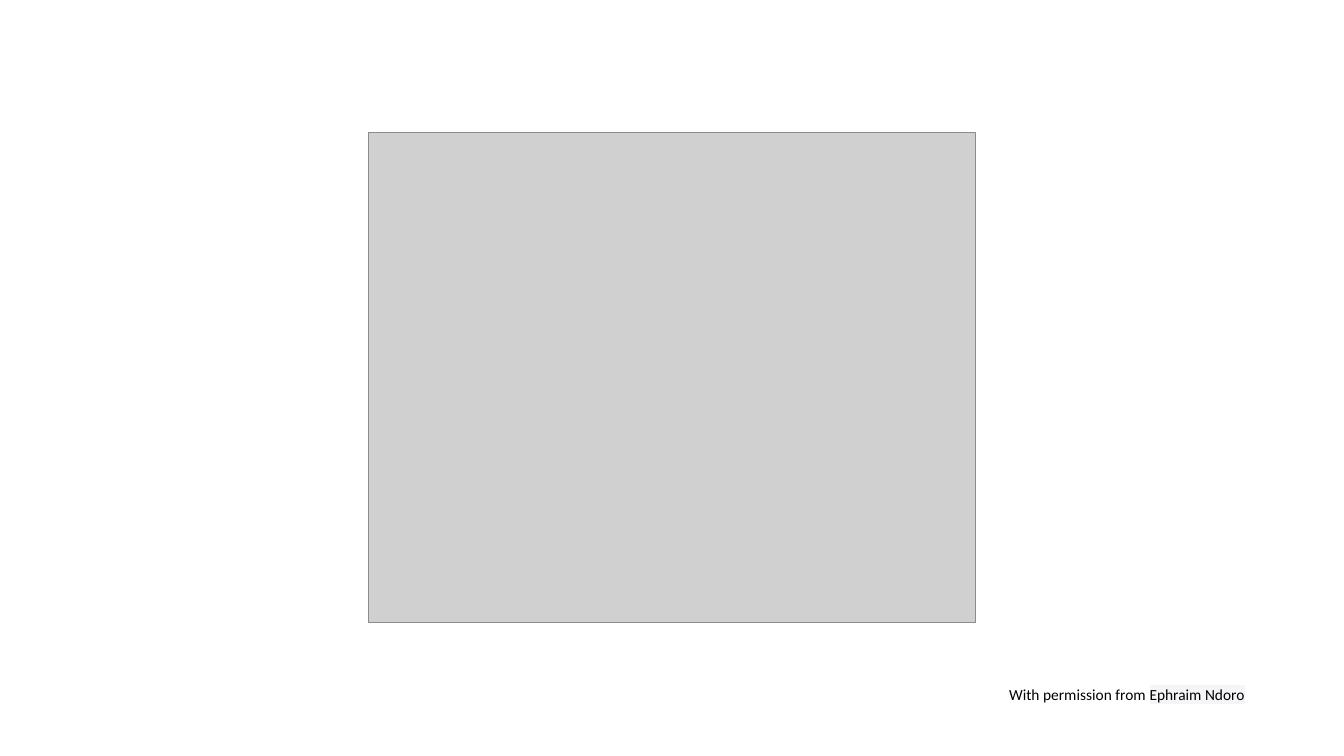
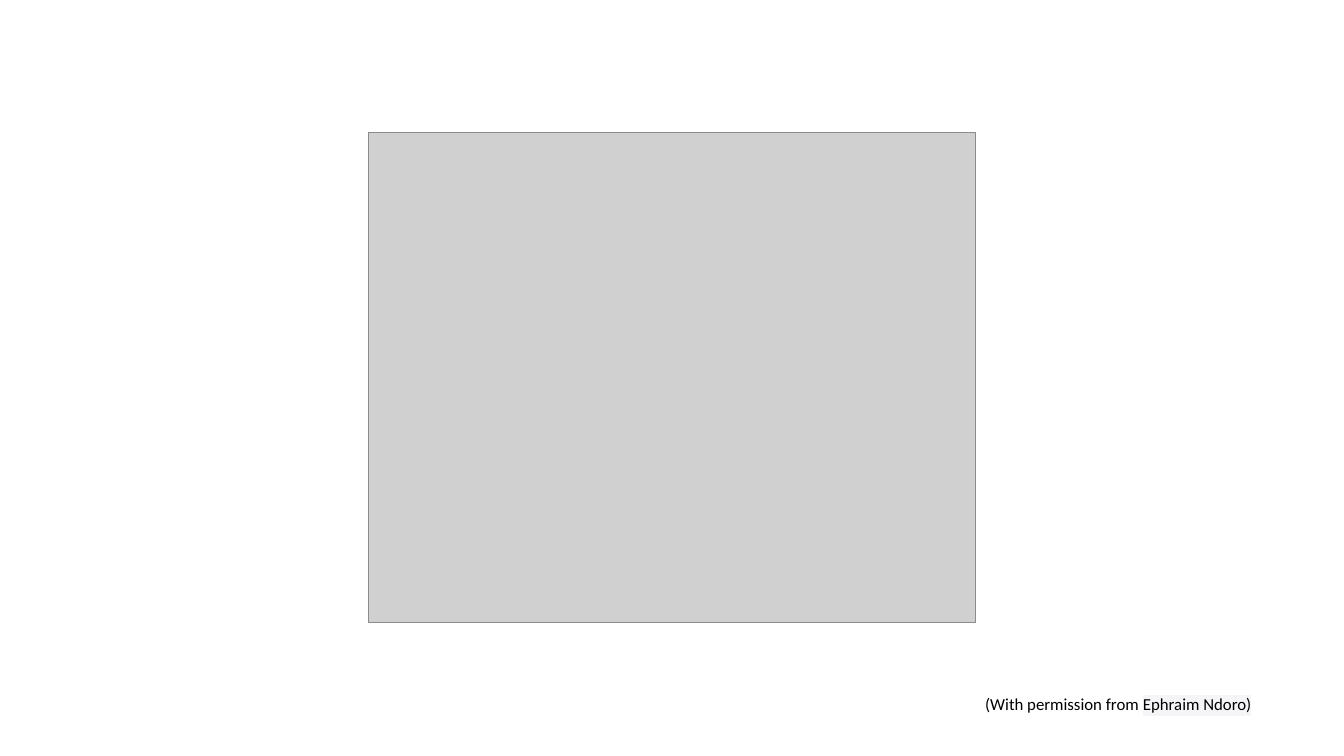
Before and after one commit to jbfoushee/MyPresentations, a slide deck: slide 2 of TSQL_JSON_Operators/TSQL_JSON_Operators.pptx. Drawn at 1344x756 pixels with LibreOffice and Linux fonts; fonts in the diff are those of the drawing; grey boxes stand for pictures. Boxes give left, top, right and bottom in pixels: in the first picture for what was removed or moved away, otherwise in the second. Text is boxed around its words. In the diff, an @@ line names an element or a change of style, - is before the commit and + after.

```diff
--- a/TSQL_JSON_Operators/TSQL_JSON_Operators.pptx
+++ b/TSQL_JSON_Operators/TSQL_JSON_Operators.pptx
@@ text at (985,698,1251,713): text changed; size 11 to 12 pt @@
-With permission from Ephraim Ndoro
+(With permission from Ephraim Ndoro)
```
Also in this commit, not shown: 15 other slides changed, 4 slides added, 5 slides removed, 3 other files.
